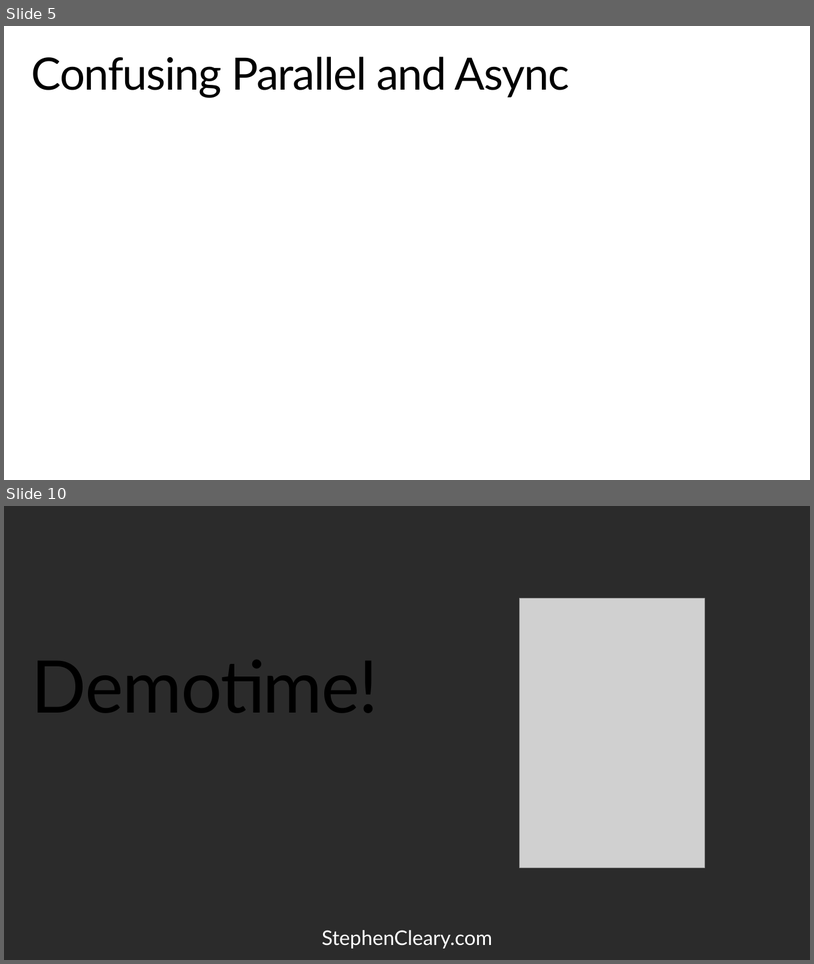
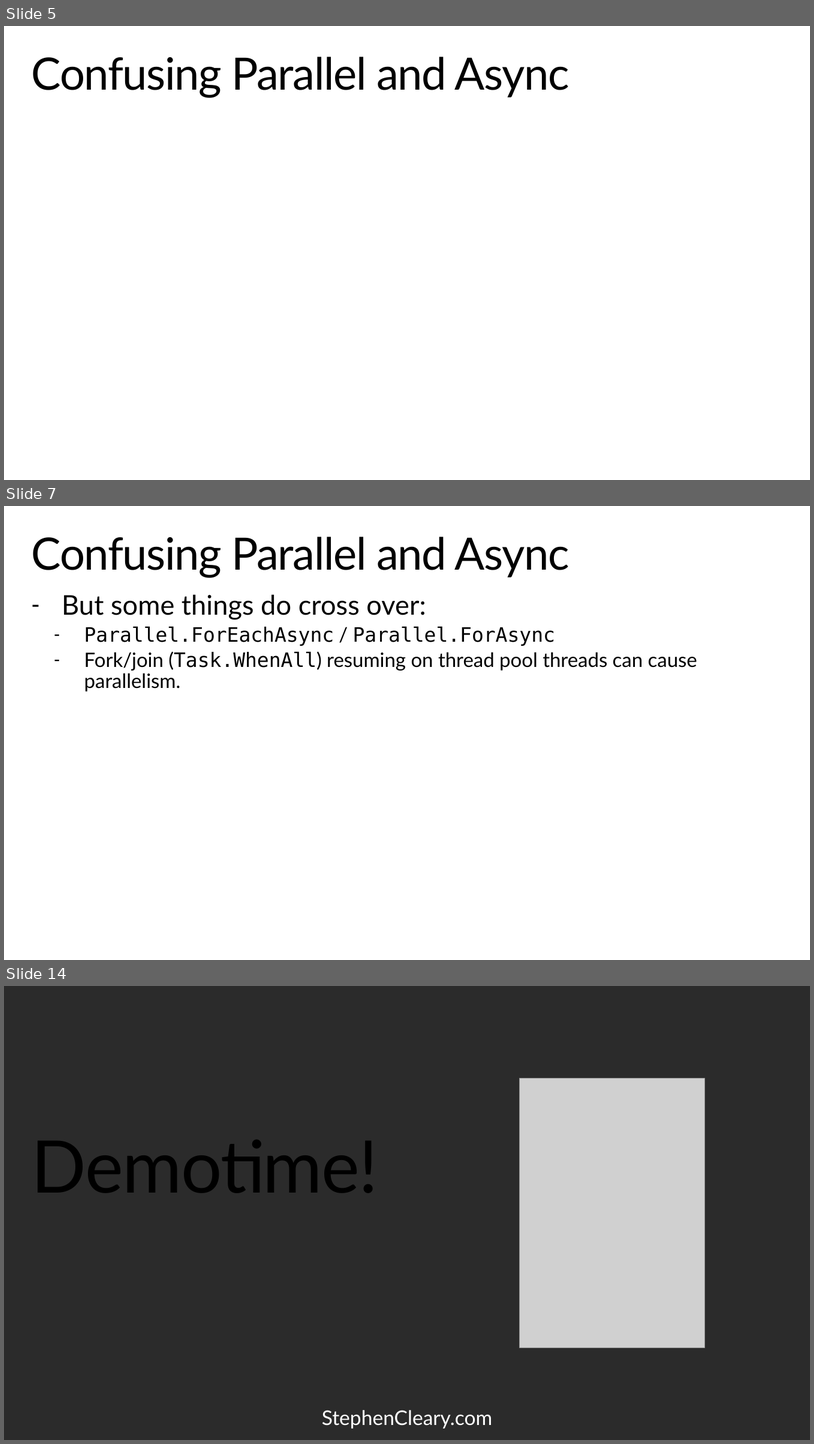
Before and after one commit to StephenCleary/Presentations, a slide deck: Async Pitfalls/Async Pitfalls.pptx. Shown one above the other, each under a label of ours: slides 5 and 10 before the commit, slides 5, 7 and 14 after it; the slides between them are not shown. The pictures are 814x964 and 814x1444 pixels, drawn with LibreOffice and Linux fonts; fonts in the diff are those of the drawing; grey boxes stand for pictures; background and template pictures are left out; a plain dark background stands for a picture behind light text. Boxes give left, top, right and bottom in pixels: in the first picture for what was removed or moved away, otherwise in the second. Text is boxed around its words. In the diff, an @@ line names an element or a change of style, - is before the commit and + after.

Commit message:
Update async pitfalls demo and talk.

```diff
--- a/Async Pitfalls/Async Pitfalls.pptx
+++ b/Async Pitfalls/Async Pitfalls.pptx
@@ slide 7 added at [4,506,810,960], background picture (left out); not listed: 1 template element that a slide beside it also shows @@
@@ title added at [32,537,570,578], 52.9 pt, text #000000 @@
+Confusing Parallel and Async
@@ text added at [62,594,698,691], 23.5 pt, text #000000 @@
+– But some things do cross over:
+  – Parallel.ForEachAsync / Parallel.ForAsync
+  – Fork/join (Task.WhenAll) resuming on thread pool threads can cause parallelism.
@@ what was slide 10 is now slide 14 @@
```
Also in this commit, not shown: 15 slides changed, 2 other slides added, 28 slides removed, 25 other files.
